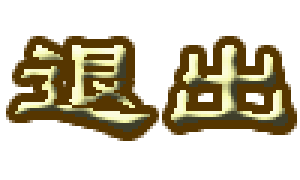
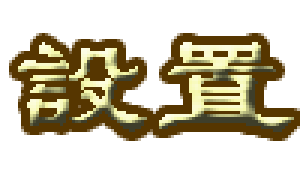
The second 300px x 180px image is a revision of the first. Changes to its layers:
renamed "退出" to "設置", painted on it over [15, 42, 294, 132]
